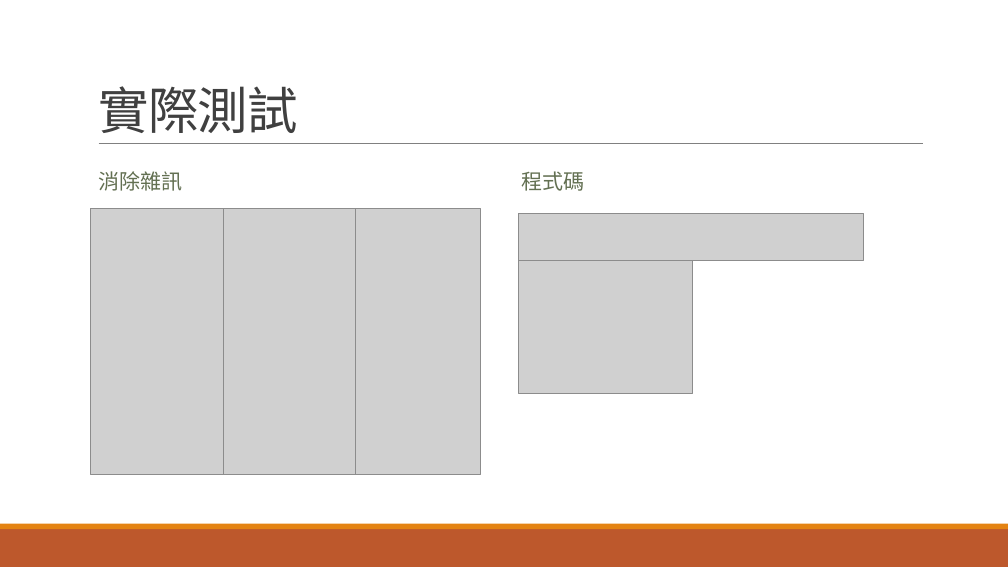
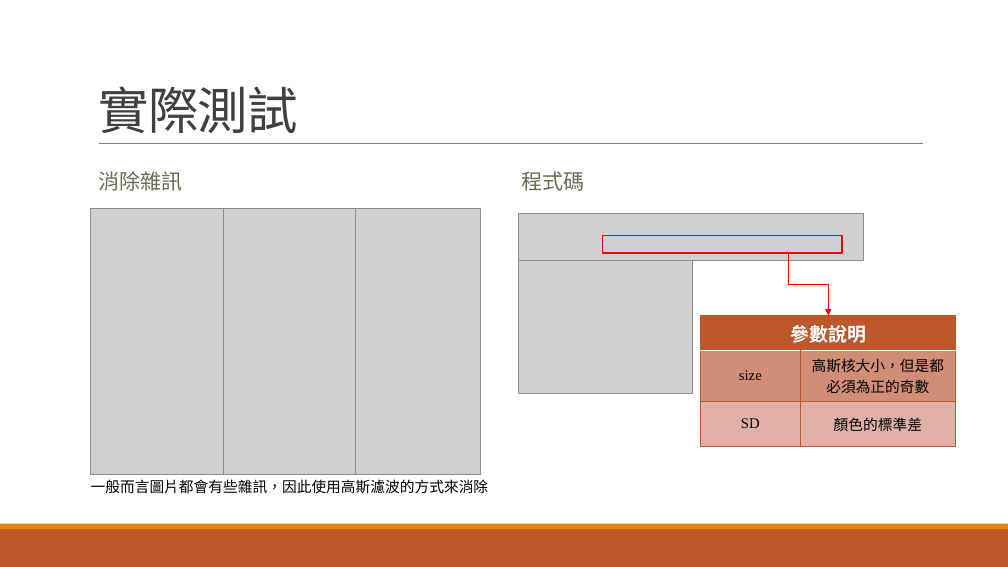
Before and after one commit to Sapphire0912/MyProgramming, a slide deck: slide 7 of Practice/圖片辨識/C108112102_何佳曄.pptx. Drawn at 1008x567 pixels with LibreOffice and Linux fonts; fonts in the diff are those of the drawing; grey boxes stand for pictures. Boxes give left, top, right and bottom in pixels: in the first picture for what was removed or moved away, otherwise in the second. Text is boxed around its words. In the diff, an @@ line names an element or a change of style, - is before the commit and + after.

```diff
--- a/Practice/圖片辨識/C108112102_何佳曄.pptx
+++ b/Practice/圖片辨識/C108112102_何佳曄.pptx
@@ rectangle added at (603,235,842,253), outline #FF0000 1.25 pt @@
@@ elbow arrow added from (789, 253) to (829, 315), #FF0000 1 pt @@
@@ table added at (701,315,956,439), 3 rows, 2 columns @@
+參數說明 | 
+size | 高斯核大小，但是都必須為正的奇數
+SD | 顏色的標準差
@@ text added at (91,479,489,494), 14 pt, text #000000 @@
+一般而言圖片都會有些雜訊，因此使用高斯濾波的方式來消除
```
Also in this commit, not shown: 8 other slides changed, 11 other files.
